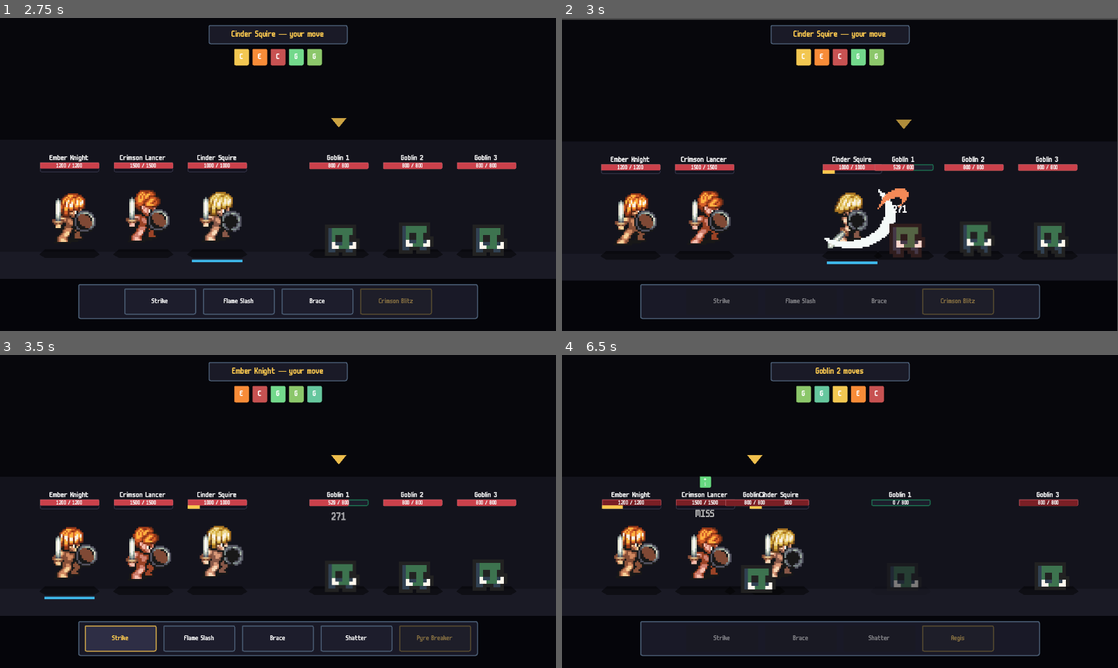
Above: before the commit, frames 1-4 (two rows, left to right).
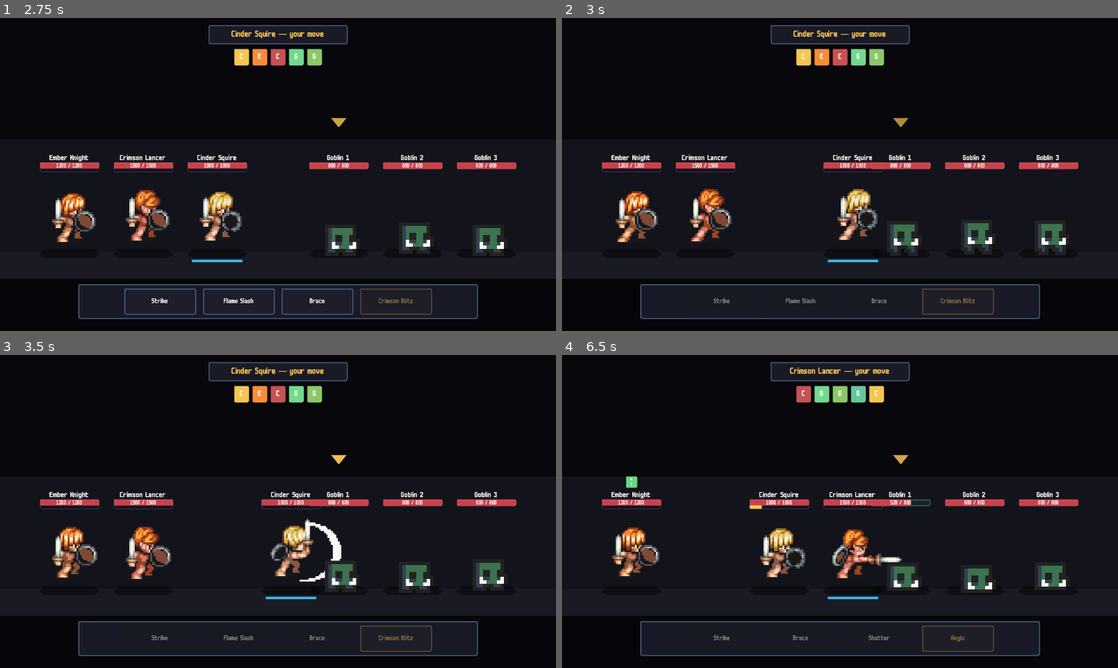
Above: after the commit, the same moments.

Repository: joppe2001/Vaelthorn
Game: Godot game, scene res://scenes/title/title.tscn
Same seed, same stepped clock (60 frames per second), same inputs: the game is played once before the commit and once after it.
Inputs (mouse positions are in pixels of both pictures, inside the frame that each line leads up to):
- Up to frame 1 (2.75 s): tap Enter at 0.5 s; move the mouse to (400, 158) at 0.52 s; click (400, 158) at 0.67 s; click "Enter Battle" at 1.25 s; click "Start Battle" at 2 s
- Up to frame 2 (3 s): click "Strike" at 2.75 s
- Up to frame 3 (3.5 s): no input
- Up to frame 4 (6.5 s): click (762, 639) at 3.5 s, where only the run before the commit has a clickable "Flame Slash"; click (840, 639) at 4.25 s, where only the run after the commit has a clickable "Brace"; click (801, 639) at 5 s, where only the run before the commit has a clickable "Brace"; click (878, 639) at 5.75 s, where only the run after the commit has a clickable "Shatter"

Frame 1 is identical in both runs. In frame 2, 6.8% of the frame differs, in the area x 0-100%, y 0-100%; in frame 3, 5.4%; in frame 4, 6.4%.

Commit message:
feat: explicit dash -> halt -> attack -> halt -> retreat beat
The previous _lunge tweened forward and back in one chain, with the
attack anim running in parallel. That blurred the engagement — the
hero was already moving away by the time the slash impact frame
played. Restructured into clear sequential beats.

Sequence per attack (hero or enemy):

  1. _dash_to     unit slides forward at DASH_SPEED, stops APPROACH_GAP
                  short of the target. Returns origin + dur.
  2. IMPACT_PRE_PAUSE (0.20s)  attacker holds position, anticipation beat.
  3. play_attack + BODY_ANIM_TO_IMPACT (0.29s)  attack anim plays; we
                  wait for Mana Seed's impact frame (160+65+65ms in).
  4. _resolve_skill  slash arc + damage popup spawn at target_anchor.
  5. IMPACT_POST_PAUSE (0.20s)  attacker holds, follow-through beat.
  6. _dash_back   slide back to origin at the same dur as the forward
                  dash, then await dur.

Replaces the old _lunge (which combined forward + back in a single
tween) and the LUNGE_RETURN_PAUSE constant. New constants:
IMPACT_PRE_PAUSE, IMPACT_POST_PAUSE, BODY_ANIM_TO_IMPACT.

Applied uniformly to:
  - _resolve_skill_enemy_single  (single-target hero attack)
  - _resolve_skill_enemy_all     (AoE — dashes to centroid, one swing
                                  resolves on every alive enemy)
  - _do_enemy_turn               (enemy attacking a hero)

For a 600px attack at DASH_SPEED=2200, total per-action time lands
around 1.25s (0.27 dash + 0.20 + 0.29 + 0.20 + 0.27 dash) — deliberate
without dragging.

Diff:
--- a/scenes/battle/battle.gd
+++ b/scenes/battle/battle.gd
@@ -30,13 +30,20 @@
 # arc + impact reads as a proper engagement.
 const APPROACH_GAP := 110.0
 # Dash duration scales with distance so near and far attacks feel the
-# same visual speed instead of capping out / teleporting. Clamped so
-# short hops still take a beat and cross-screen dashes don't drag.
+# same visual speed instead of teleporting. Clamped so short hops still
+# take a beat and cross-screen dashes don't drag.
 const DASH_SPEED := 2200.0
 const DASH_DUR_MIN := 0.18
 const DASH_DUR_MAX := 0.40
-# Used for the post-impact pause before the attacker dashes back.
-const LUNGE_RETURN_PAUSE := 0.30
+# Attack sequence beats: dash forward -> halt -> attack -> halt -> dash
+# back. The two halts sell the engagement, the body anim plays during
+# the attack window.
+const IMPACT_PRE_PAUSE := 0.20
+const IMPACT_POST_PAUSE := 0.20
+# Mana Seed attack anim has its impact frame around 290ms in
+# (160+65+65). Waiting that long after play_attack() syncs the slash
+# arc + damage popup with the visible sword strike.
+const BODY_ANIM_TO_IMPACT := 0.29
 const DEFAULT_ATB_COST := 100.0
 
 # Per-skill slash VFX variant. Maps a skill id to one of the animations
@@ -550,14 +557,23 @@
 	var hero_stats: Dictionary = _heroes_stats[hero_idx]
 	var target_unit: Node2D = _enemy_units[target_idx]
 	var body_anim: StringName = SKILL_TO_BODY_ANIM.get(skill.id, &"attack")
+
+	# 1) Dash forward, 2) brief halt, 3) attack + slash + popup,
+	# 4) brief halt, 5) dash back.
+	var dash := _dash_to(hero_unit, target_unit.global_position)
+	await get_tree().create_timer(dash.dur).timeout
+	await get_tree().create_timer(IMPACT_PRE_PAUSE).timeout
+
 	hero_unit.play_attack(body_anim)
-	var dash_dur: float = _lunge(hero_unit, target_unit.global_position)
-	await get_tree().create_timer(dash_dur).timeout
+	await get_tree().create_timer(BODY_ANIM_TO_IMPACT).timeout
 	var attacker_eff := _effective_stats(hero_stats, hero_unit.statuses)
 	var target_eff := _effective_stats(_enemies_stats[target_idx], target_unit.statuses)
 	await _resolve_skill(skill, attacker_eff, target_eff,
 		_hero_id(hero_idx), _enemy_id(target_idx), target_unit, target_idx, false)
-	await get_tree().create_timer(dash_dur + LUNGE_RETURN_PAUSE).timeout
+
+	await get_tree().create_timer(IMPACT_POST_PAUSE).timeout
+	_dash_back(hero_unit, dash.origin, dash.dur)
+	await get_tree().create_timer(dash.dur).timeout
 
 
 func _resolve_skill_enemy_all(skill: SkillData, hero_idx: int) -> void:
@@ -575,18 +591,26 @@
 		centroid += _enemy_units[i].global_position
 	centroid /= alive_idxs.size()
 	var body_anim: StringName = SKILL_TO_BODY_ANIM.get(skill.id, &"attack")
+
+	# Same beat structure as single-target — dash to the centroid of
+	# alive enemies, halt, swing once, halt, retreat. The swing
+	# resolves on every alive enemy in one frame after the impact.
+	var dash := _dash_to(hero_unit, centroid)
+	await get_tree().create_timer(dash.dur).timeout
+	await get_tree().create_timer(IMPACT_PRE_PAUSE).timeout
+
 	hero_unit.play_attack(body_anim)
-	var dash_dur: float = _lunge(hero_unit, centroid)
-	await get_tree().create_timer(dash_dur).timeout
-
-	# Resolve effects on each alive enemy
+	await get_tree().create_timer(BODY_ANIM_TO_IMPACT).timeout
 	var attacker_eff := _effective_stats(hero_stats, hero_unit.statuses)
 	for i in alive_idxs:
 		var target_unit: Node2D = _enemy_units[i]
 		var target_eff := _effective_stats(_enemies_stats[i], target_unit.statuses)
 		await _resolve_skill(skill, attacker_eff, target_eff,
 			_hero_id(hero_idx), _enemy_id(i), target_unit, i, false)
-	await get_tree().create_timer(dash_dur + LUNGE_RETURN_PAUSE).timeout
+
+	await get_tree().create_timer(IMPACT_POST_PAUSE).timeout
+	_dash_back(hero_unit, dash.origin, dash.dur)
+	await get_tree().create_timer(dash.dur).timeout
 
 
 # ─── Enemy turn ──────────────────────────────────────────────────────
@@ -609,14 +633,25 @@
 		var target_hero: Node2D = _hero_units[target_hero_idx]
 
 		var enemy_skill := _make_enemy_skill(idx)
-		var dash_dur: float = _lunge(enemy_unit, target_hero.global_position)
-		await get_tree().create_timer(dash_dur).timeout
-
+
+		# Same dash -> halt -> attack -> halt -> retreat beat as heroes.
+		# Goblins don't have an AnimatedSprite2D attack anim yet, so the
+		# play_attack is a no-op for them — the halt + slash + popup
+		# still sells the engagement.
+		var dash := _dash_to(enemy_unit, target_hero.global_position)
+		await get_tree().create_timer(dash.dur).timeout
+		await get_tree().create_timer(IMPACT_PRE_PAUSE).timeout
+
+		enemy_unit.play_attack()
+		await get_tree().create_timer(BODY_ANIM_TO_IMPACT).timeout
 		var attacker_eff := _effective_stats(enemy_stats, enemy_unit.statuses)
 		var target_eff := _effective_stats(_heroes_stats[target_hero_idx], target_hero.statuses)
 		await _resolve_skill(enemy_skill, attacker_eff, target_eff,
 			_enemy_id(idx), _hero_id(target_hero_idx), target_hero, target_hero_idx, true)
-		await get_tree().create_timer(dash_dur + LUNGE_RETURN_PAUSE).timeout
+
+		await get_tree().create_timer(IMPACT_POST_PAUSE).timeout
+		_dash_back(enemy_unit, dash.origin, dash.dur)
+		await get_tree().create_timer(dash.dur).timeout
 
 	_atb_enemies[idx] = max(0.0, _atb_enemies[idx] - DEFAULT_ATB_COST)
 	_refresh_turn_order_bar()
@@ -853,31 +888,32 @@
 
 # ─── VFX helpers ─────────────────────────────────────────────────────
 
-## Dash the unit toward a target position, stopping APPROACH_GAP pixels
-## short so attacker and target sprites don't overlap. Then return to
-## the origin.
+## Dash the unit toward a target position, stopping APPROACH_GAP short.
+## Returns { "origin": Vector2, "dur": float } so the caller can later
+## call _dash_back to return the unit to its original spot.
 ##
-## Duration scales with distance via DASH_SPEED (clamped to DASH_DUR_MIN
-## / DASH_DUR_MAX) — so near and far targets feel like the same dash,
-## just with the right travel time.
-##
-## Returns the forward-dash duration so callers can sync the slash arc
-## and damage popup to land at the impact moment regardless of distance.
-func _lunge(unit: Node2D, toward: Vector2) -> float:
-	var origin := unit.position
+## Duration scales with distance via DASH_SPEED (clamped to
+## DASH_DUR_MIN / DASH_DUR_MAX) so near and far attacks feel like the
+## same physical motion.
+func _dash_to(unit: Node2D, toward: Vector2) -> Dictionary:
+	var origin: Vector2 = unit.position
 	var to_target: Vector2 = toward - unit.global_position
 	var dir: Vector2 = to_target.normalized()
-	# Stop short of the target. Negative gap math means we're already
-	# closer than the gap — just don't move.
 	var travel: float = max(0.0, to_target.length() - APPROACH_GAP)
 	var dur: float = clamp(travel / DASH_SPEED, DASH_DUR_MIN, DASH_DUR_MAX)
 	var target: Vector2 = origin + dir * travel
 	var tween := create_tween()
 	tween.tween_property(unit, "position", target, dur) \
 		.set_trans(Tween.TRANS_QUART).set_ease(Tween.EASE_OUT)
+	return {"origin": origin, "dur": dur}
+
+
+## Slide the unit back to a previously captured origin at the same dash
+## duration. Caller awaits dur after this returns.
+func _dash_back(unit: Node2D, origin: Vector2, dur: float) -> void:
+	var tween := create_tween()
 	tween.tween_property(unit, "position", origin, dur) \
 		.set_trans(Tween.TRANS_QUART).set_ease(Tween.EASE_IN)
-	return dur
 
 
 func _spawn_slash(at: Vector2, flipped: bool, variant: StringName = &"slash1", tint: Color = SLASH_TINT_NEUTRAL) -> void:
